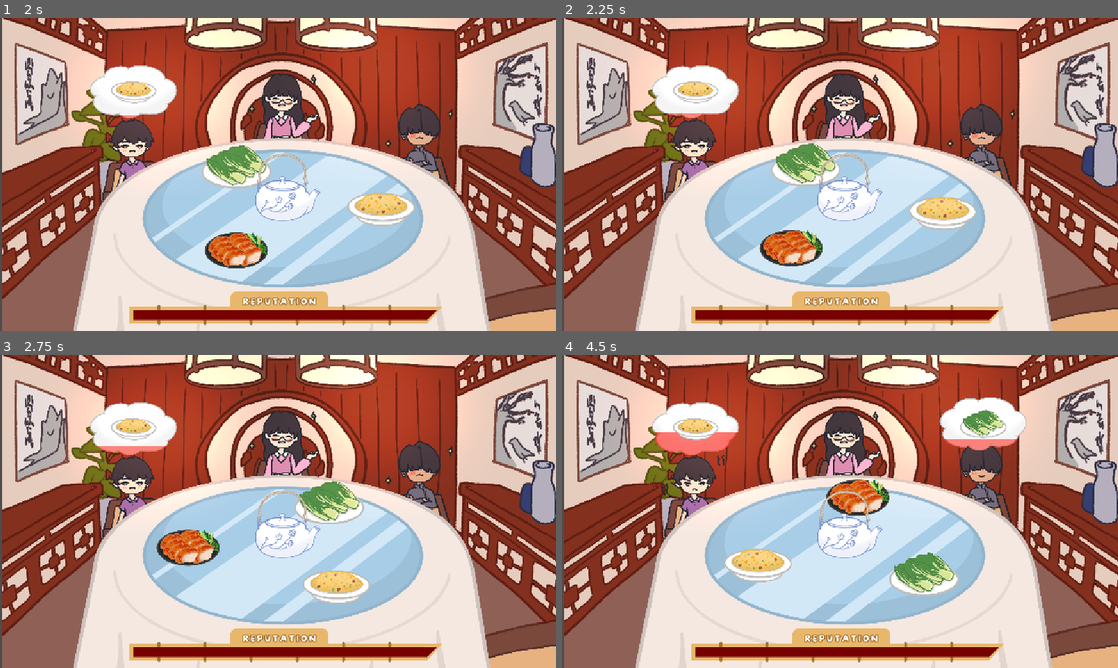
Above: before the commit, frames 1-4 (two rows, left to right).
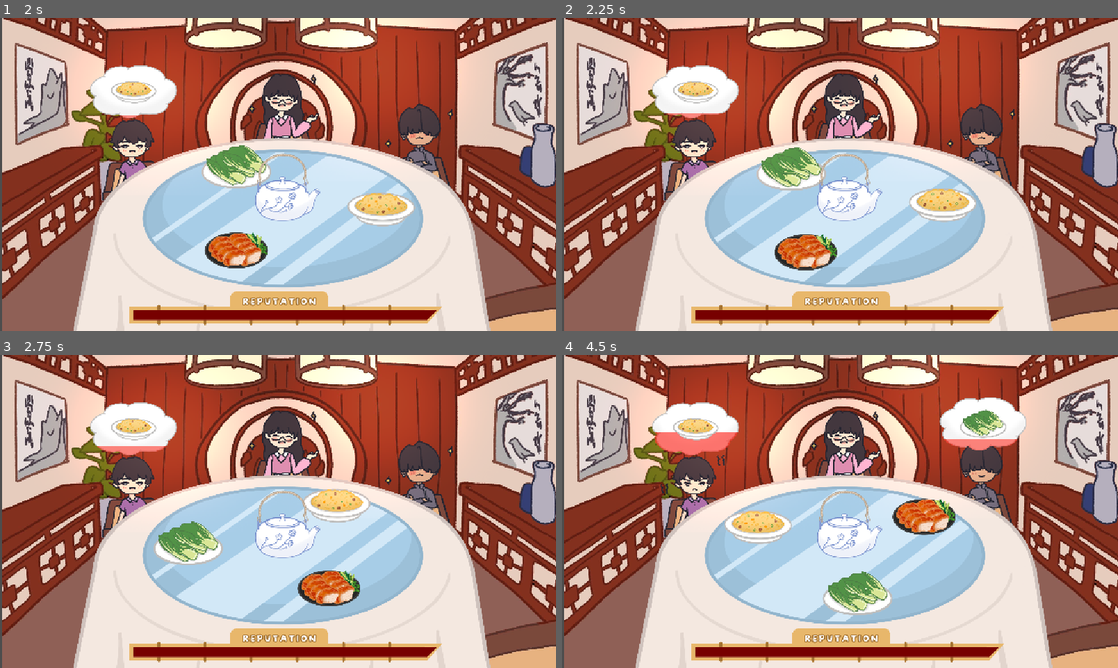
Above: after the commit, the same moments.

Repository: game-dev-besties/lupe_game
Game: Godot game, scene res://scenes/game.tscn
Two runs of this game, one before a commit and one after it. Both use one fixed random seed, a clock stepped at 60 frames per second and the inputs below. This scene is started directly instead of the project's main scene.
Inputs (mouse positions are in pixels of both pictures, inside the frame that each line leads up to):
- Up to frame 1 (2 s): tap Enter (ui_accept) at 0.5 s; drag from (283, 196) to (233, 249) at 0.52 s; drag from (378, 208) to (233, 249) at 1.27 s
- Up to frame 2 (2.25 s): tap Enter (ui_accept) at 2 s; hold Right (ui_right) from 2.03 s (still down); click (795, 249) at 2.17 s
- Up to frame 3 (2.75 s): keep holding Right (ui_right)
- Up to frame 4 (4.5 s): release Right (ui_right) at 2.75 s; drag from (890, 502) to (751, 545) at 2.77 s; move the mouse to (1006, 558) at 3.52 s; hold Left (ui_left) 3.53-4.25 s; tap Enter (ui_accept) at 3.77 s; drag from (673, 464) to (890, 502) at 4.27 s

Frame 1 is identical in both runs. In frame 2, 3.7% of the frame differs, in the area x 35-75%, y 40-81%; in frame 3, 3.6%; in frame 4, 6.5%, in the area x 29-72%, y 39-84%.

Commit message:
fix: reversed controls

Diff:
--- a/scripts/spinningthing.gd
+++ b/scripts/spinningthing.gd
@@ -156,9 +156,9 @@
 func handle_input(delta):
 	var input_force = 0.0
 	if Input.is_action_pressed("ui_left"):
+		input_force += acceleration
+	if Input.is_action_pressed("ui_right"):
 		input_force -= acceleration
-	if Input.is_action_pressed("ui_right"):
-		input_force += acceleration
 
 	if input_force != 0:
 		angular_velocity += input_force * delta
